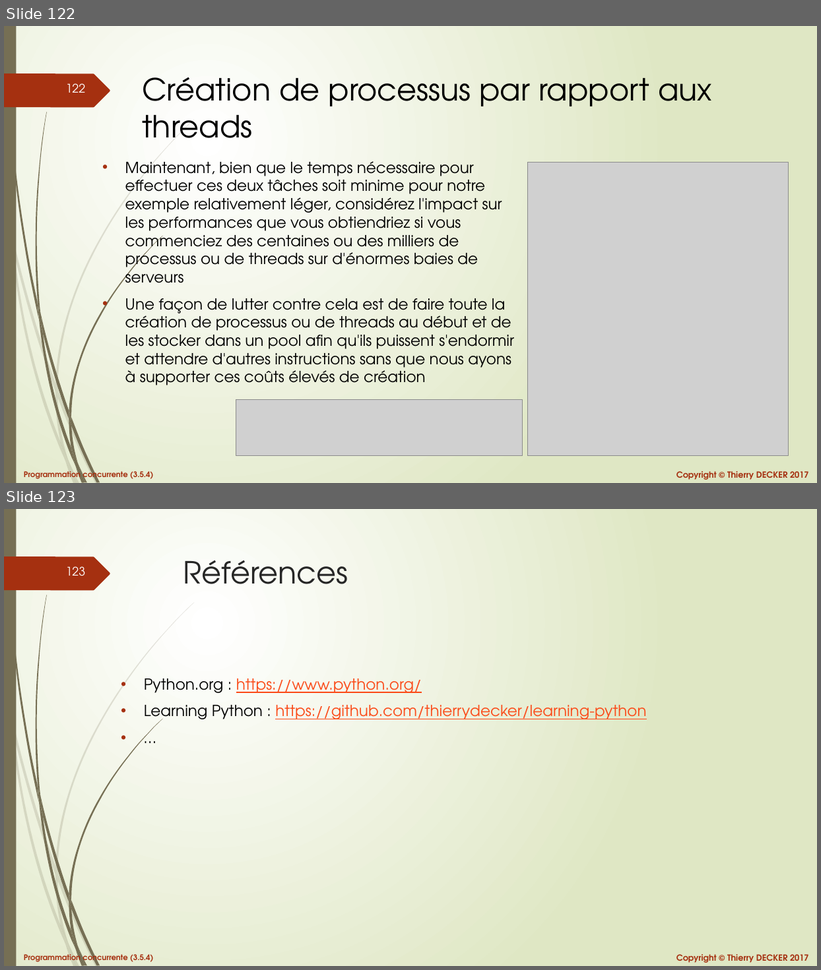
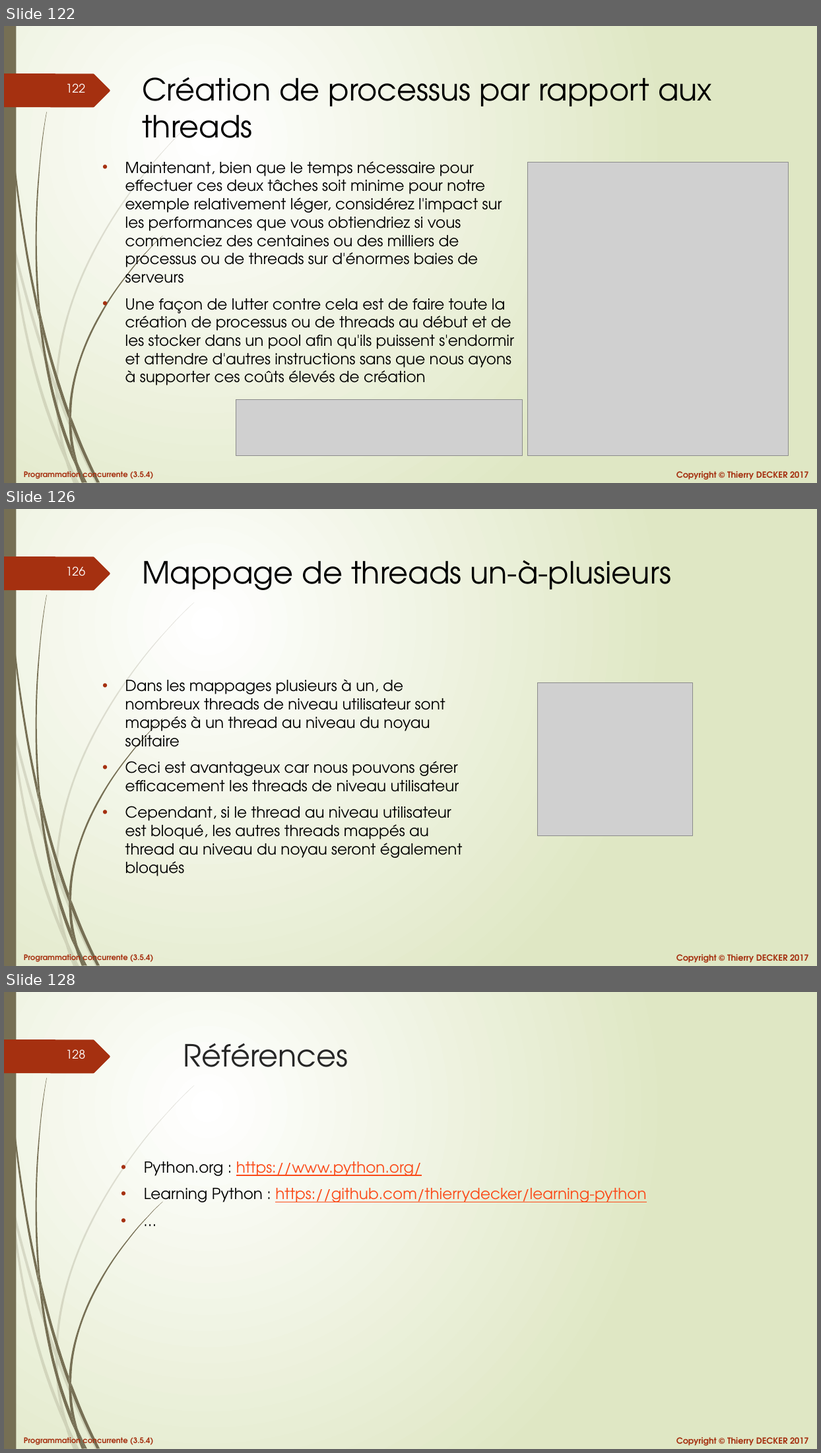
Before and after one commit to VikmanTheRacoon/learning-python, a slide deck: documentations/python-103.pptx. Shown one above the other, each under a label of ours: slides 122 and 123 before the commit, slides 122, 126 and 128 after it; the slides between them are not shown. The pictures are 821x970 and 821x1453 pixels, drawn with LibreOffice and Linux fonts; fonts in the diff are those of the drawing; grey boxes stand for pictures. Boxes give left, top, right and bottom in pixels: in the first picture for what was removed or moved away, otherwise in the second. Text is boxed around its words. In the diff, an @@ line names an element or a change of style, - is before the commit and + after.

```diff
--- a/documentations/python-103.pptx
+++ b/documentations/python-103.pptx
@@ slide 126 added at [4, 509, 817, 966], background gradient #FFFFFF to #DFE8C4; not listed: 27 template elements that a slide beside it also shows @@
@@ title added at [142, 560, 672, 590], 36 pt, text #000000 @@
+Mappage de threads un-à-plusieurs
@@ text added at [125, 679, 463, 877], 18 pt, text #000000 @@
+• Dans les mappages plusieurs à un, de nombreux threads de niveau utilisateur sont mappés à un thread au niveau du noyau solitaire
+• Ceci est avantageux car nous pouvons gérer efficacement les threads de niveau utilisateur
+• Cependant, si le thread au niveau utilisateur est bloqué, les autres threads mappés au thread au niveau du noyau seront également bloqués
@@ picture added at [538, 683, 692, 836] @@
@@ what was slide 123 is now slide 128 @@
@@ page number at [66, 1049, 86, 1059]: text changed @@
-123
+128
```
Also in this commit, not shown: 4 other slides added, 1 other file.
